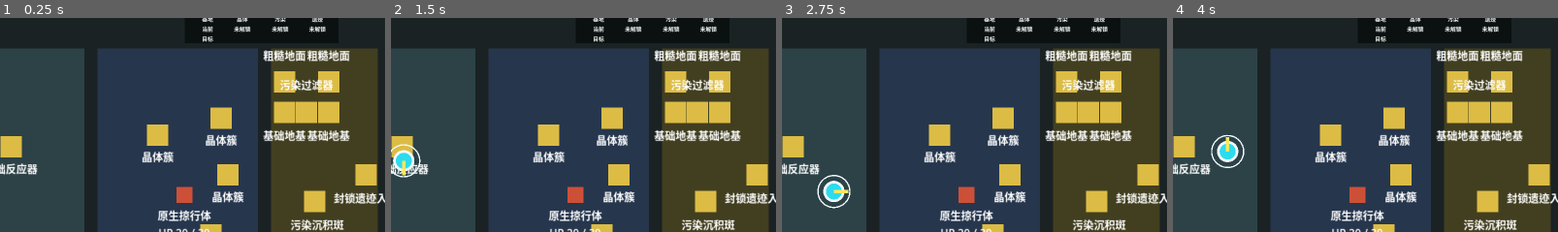
Above: before the commit, frames 1-4 (left to right).
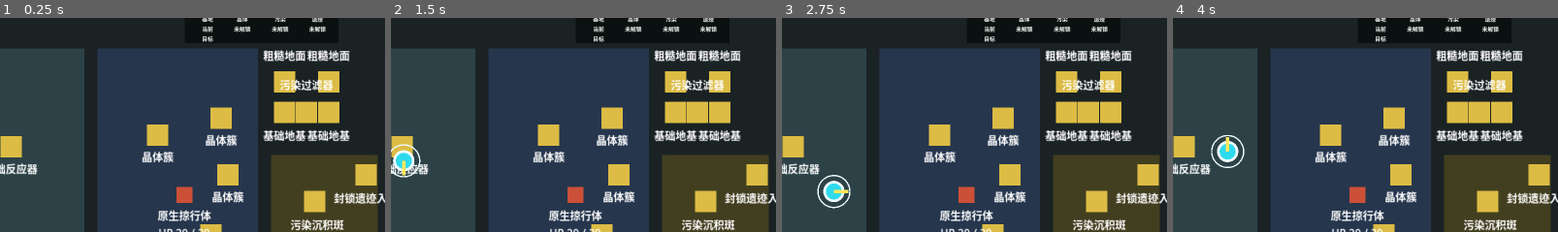
Above: after the commit, the same moments.

Repository: laugh0608/RadishCatalyst
Game: Godot game, scene res://scenes/boot/Boot.tscn
The game is run twice, just before and just after one commit, with the same random seed, the same clock (stepped at 60 frames per second) and the same inputs.
Inputs:
- Up to frame 1 (0.25 s): no input
- Up to frame 2 (1.5 s): tap Enter at 0.5 s; hold D (move_right) 0.53-1.28 s; tap J (attack) at 0.6 s; hold S (move_down) from 1.28 s (still down); tap R (cycle_recipe) at 1.35 s
- Up to frame 3 (2.75 s): release S (move_down) at 2.03 s; hold D (move_right) from 2.03 s (still down); tap E (interact) at 2.1 s
- Up to frame 4 (4 s): release D (move_right) at 2.78 s; hold W (move_up) 2.78-3.5 s; tap Q (toggle_device_panel) at 2.85 s; click "关闭" at 3.5 s
The pictures show only the part of the screen within x 22-72%, y 12-62%; the shares and areas given below are measured in that part.

The runs differ from the first frame. In frame 1, 9.2% of the frame differs, in the area x 70-98%, y 14-64%; in frame 2, 9.2%; in frame 3, 9.2%; in frame 4, 9.2%.

Commit message:
fix: 收紧污染边界进入门槛

Diff:
--- a/client/scenes/maps/VerticalSliceMap.tscn
+++ b/client/scenes/maps/VerticalSliceMap.tscn
@@ -31,7 +31,7 @@
 
 [node name="RegionPollution" type="ColorRect" parent="."]
 offset_left = 200.0
-offset_top = -200.0
+offset_top = -40.0
 offset_right = 360.0
 offset_bottom = 200.0
 color = Color(0.258824, 0.247059, 0.12549, 1)
--- a/client/scripts/checks/vertical_slice_flow_check.gd
+++ b/client/scripts/checks/vertical_slice_flow_check.gd
@@ -32,6 +32,7 @@
 	_check_status_panel_summary()
 	_check_region_markers()
 	_check_region_presence_bounds()
+	_check_pollution_gate_runtime_bounds()
 	_check_quest_completion_panel_text()
 	_check_build_prompts()
 	_check_supply_feedback()
@@ -200,25 +201,44 @@
 func _check_region_presence_bounds() -> void:
 	var map := VerticalSliceMap.new()
 	_expect_equal(
-		map._get_region_id_for_position(Vector2(253, -104), false),
+		map._get_region_id_for_position(Vector2(253, -104)),
 		"region.crystal_vein_field",
-		"pollution treatment point should not count as pollution before unlock"
+		"pollution treatment point should not count as pollution"
 	)
 	_expect_equal(
-		map._get_region_id_for_position(Vector2(253, -104), true),
+		map._get_region_id_for_position(Vector2(253, 30)),
 		"region.pollution_edge",
-		"pollution treatment point should count as pollution after unlock"
+		"pollution lower area should count as pollution"
 	)
 	_expect_equal(
-		map._get_region_id_for_position(Vector2(253, 30), false),
-		"region.pollution_edge",
-		"pollution lower area should remain gate region before unlock"
-	)
-	_expect_equal(
-		map._get_region_id_for_position(Vector2(190, -104), true),
+		map._get_region_id_for_position(Vector2(190, -104)),
 		"region.crystal_vein_field",
 		"gap before pollution visual edge should remain crystal"
 	)
+	map.free()
+
+
+func _check_pollution_gate_runtime_bounds() -> void:
+	var map := VerticalSliceMap.new()
+	map.player = PlayerController.new()
+	var gate_world := WorldState.create_default()
+	gate_world.unlock_region("region.crystal_vein_field")
+	var gate_character := CharacterState.create_default()
+	map.player.position = Vector2(253, 30)
+	map.update_region_presence(gate_world, gate_character)
+	_expect_equal(map.player.position.x, 195.0, "locked pollution edge should push player before visual region")
+	_expect_equal(gate_world.current_region_id, "region.crystal_vein_field", "locked pollution edge should return to crystal side")
+
+	var unlocked_world := WorldState.create_default()
+	unlocked_world.unlock_region("region.crystal_vein_field")
+	unlocked_world.unlock_region("region.pollution_edge")
+	var unlocked_character := CharacterState.create_default()
+	map.last_reported_region_id = unlocked_world.current_region_id
+	map.player.position = Vector2(253, 30)
+	map.update_region_presence(unlocked_world, unlocked_character)
+	_expect_equal(unlocked_world.current_region_id, "region.pollution_edge", "unlocked pollution edge should update current region")
+	_expect_equal(unlocked_character.current_region_id, "region.pollution_edge", "unlocked pollution edge should update character region")
+	map.player.free()
 	map.free()
 
 
--- a/client/scripts/map/vertical_slice_map.gd
+++ b/client/scripts/map/vertical_slice_map.gd
@@ -18,7 +18,7 @@
 const POLLUTION_REGION_X := 200.0
 const POLLUTION_GATE_X := 220.0
 const POLLUTION_DEEP_Y := -40.0
-const POLLUTION_GATE_RETURN_X := 205.0
+const POLLUTION_GATE_RETURN_X := 195.0
 
 @onready var player: PlayerController = $Player
 @onready var interactables_root: Node2D = $Interactables
@@ -254,10 +254,7 @@
 	player.clamp_to_play_bounds(PLAY_BOUNDS_MIN, PLAY_BOUNDS_MAX)
 	apply_region_gate_bounds(world_state)
 
-	var region_id := _get_region_id_for_position(
-		player.position,
-		world_state.unlocked_region_ids.has("region.pollution_edge")
-	)
+	var region_id := _get_region_id_for_position(player.position)
 	if region_id == "region.crystal_vein_field" and not world_state.unlocked_region_ids.has(region_id):
 		player.position.x = CRYSTAL_GATE_RETURN_X
 		player.stop_positive_x_until_release()
@@ -525,8 +522,8 @@
 	return "enemy_instance.%s" % String(enemy.name).to_snake_case()
 
 
-func _get_region_id_for_position(map_position: Vector2, is_pollution_unlocked: bool = false) -> String:
-	if map_position.x >= POLLUTION_REGION_X and (is_pollution_unlocked or map_position.y >= POLLUTION_DEEP_Y):
+func _get_region_id_for_position(map_position: Vector2) -> String:
+	if map_position.x >= POLLUTION_REGION_X and map_position.y >= POLLUTION_DEEP_Y:
 		return "region.pollution_edge"
 	if map_position.x >= CRYSTAL_REGION_X:
 		return "region.crystal_vein_field"
Not shown, changed: docs/devlogs/2026-W19.md
